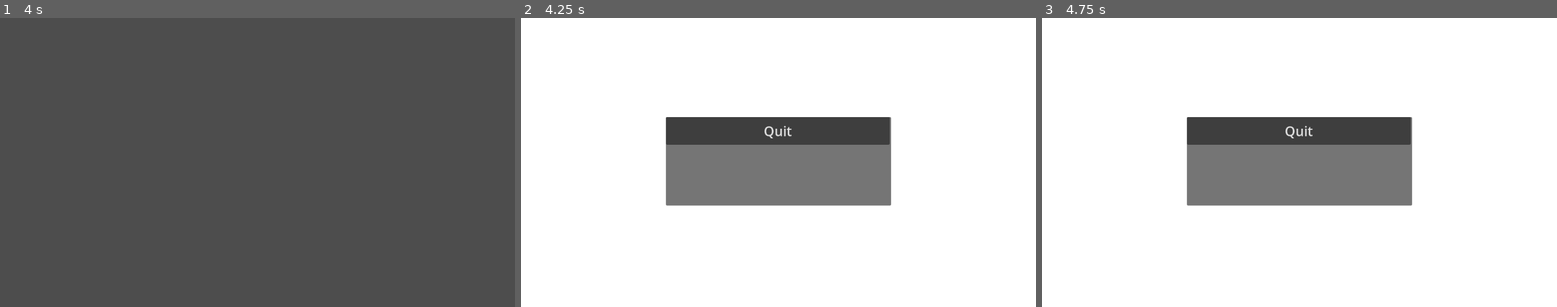
Above: before the commit, frames 1-3 (left to right).
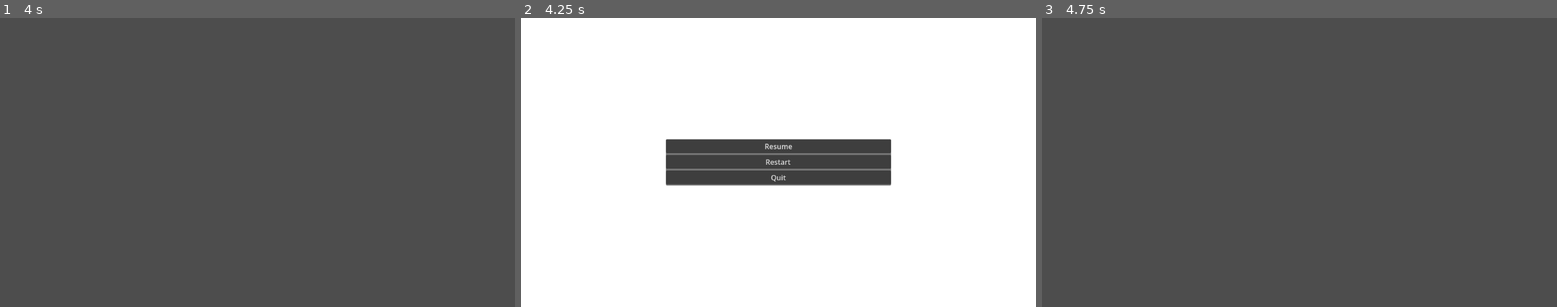
Above: after the commit, the same moments.

Repository: ampacs/ggj26
Game: Godot game, scene res://scenes/root_scene.tscn
Same seed, same stepped clock (60 frames per second), same inputs: the game is played once before the commit and once after it. This scene is started directly instead of the project's main scene.
Inputs (mouse positions are in pixels of both pictures, inside the frame that each line leads up to):
- Up to frame 1 (4 s): tap Enter at 0.5, 2, 3.5 s; move the mouse to (370, 148) at 0.52 s; press the mouse at (370, 148) at 0.53 s; tap Space at 1.25, 2.75 s; move the mouse to (154, 176) at 1.27 s; release the mouse at (154, 176) at 1.28 s; click (154, 176) at 1.35 s; move the mouse to (309, 98) at 2.02 s; press the mouse at (309, 98) at 2.03 s; move the mouse to (231, 220) at 2.77 s; release the mouse at (231, 220) at 2.78 s; click (231, 220) at 2.85 s; move the mouse to (412, 205) at 3.52 s; press the mouse at (412, 205) at 3.53 s
- Up to frame 2 (4.25 s): tap Escape (pause_game) at 4.15 s
- Up to frame 3 (4.75 s): release the mouse at (1454, 205) at 4.25 s; click (1299, 145) at 4.25 s, where only the run after the commit has a clickable "Resume"

Frame 1 is identical in both runs. In frame 2, 12% of the frame differs, in the area x 28-72%, y 34-66%; in frame 3, 96%, in the area x 0-100%, y 0-100%.

Commit message:
feat: finish both base structure for the start and pause menus

Diff:
--- a/scenes/menus/main_menu.tscn
+++ b/scenes/menus/main_menu.tscn
@@ -24,8 +24,8 @@
 anchor_bottom = 0.5
 offset_left = -246.0
 offset_top = 166.0
-offset_right = 252.0
-offset_bottom = 286.0
+offset_right = 251.0
+offset_bottom = 315.0
 grow_horizontal = 2
 grow_vertical = 2
 theme_override_constants/separation = 10
@@ -36,7 +36,8 @@
 theme_override_styles/hover = SubResource("StyleBoxFlat_vue75")
 text = "Start game"
 
-[node name="QuitButton" parent="VBoxContainer" unique_id=928682169 instance=ExtResource("2_ovrgc")]
+[node name="Quit" parent="VBoxContainer" unique_id=314820531 instance=ExtResource("2_ovrgc")]
 layout_mode = 2
+theme_override_font_sizes/font_size = 30
 
 [connection signal="pressed" from="VBoxContainer/Start" to="." method="_on_start_pressed"]
--- a/scenes/menus/pause_menu.tscn
+++ b/scenes/menus/pause_menu.tscn
@@ -20,6 +20,7 @@
 anchor_bottom = 1.0
 grow_horizontal = 2
 grow_vertical = 2
+metadata/_edit_use_anchors_ = true
 
 [node name="PanelContainer" type="PanelContainer" parent="." unique_id=747206467]
 layout_mode = 1
@@ -29,15 +30,26 @@
 anchor_right = 0.5
 anchor_bottom = 0.5
 offset_left = -252.0
-offset_top = -102.5
+offset_top = -51.75
 offset_right = 252.0
-offset_bottom = 96.0
+offset_bottom = 51.75
 grow_horizontal = 2
 grow_vertical = 2
 
 [node name="VBoxContainer" type="VBoxContainer" parent="PanelContainer" unique_id=1863193488]
 layout_mode = 2
-size_flags_horizontal = 0
 
-[node name="QuitButton" parent="PanelContainer/VBoxContainer" unique_id=928682169 instance=ExtResource("2_gsnt3")]
+[node name="Resume" type="Button" parent="PanelContainer/VBoxContainer" unique_id=537909774]
 layout_mode = 2
+size_flags_vertical = 0
+text = "Resume"
+
+[node name="Restart" type="Button" parent="PanelContainer/VBoxContainer" unique_id=914369649]
+layout_mode = 2
+text = "Restart"
+
+[node name="Quit" parent="PanelContainer/VBoxContainer" unique_id=314820531 instance=ExtResource("2_7unhi")]
+layout_mode = 2
+
+[connection signal="pressed" from="PanelContainer/VBoxContainer/Resume" to="." method="_on_resume_pressed"]
+[connection signal="pressed" from="PanelContainer/VBoxContainer/Restart" to="." method="_on_restart_pressed"]
--- a/scenes/menus/quit_button.tscn
+++ b/scenes/menus/quit_button.tscn
@@ -1,25 +1,15 @@
-[gd_scene format=3 uid="uid://b02sa1rlr3084"]
+[gd_scene format=3 uid="uid://c8rp34rlhm6ny"]
 
-[ext_resource type="Script" uid="uid://bkb13o5cni1c0" path="res://scripts/menus/quit_button.gd" id="1_5d205"]
+[ext_resource type="Script" uid="uid://r78ub0yf4qn0" path="res://scripts/menus/quit_button.gd" id="1_5ic3m"]
 
 [sub_resource type="StyleBoxFlat" id="StyleBoxFlat_kpnce"]
 bg_color = Color(0.0069299857, 0.19395924, 0.26782337, 1)
 
-[node name="QuitButton" type="Control" unique_id=928682169]
-layout_mode = 3
-anchors_preset = 15
-anchor_right = 1.0
-anchor_bottom = 1.0
-grow_horizontal = 2
-grow_vertical = 2
-script = ExtResource("1_5d205")
-
-[node name="Quit" type="Button" parent="." unique_id=1375499948]
-layout_mode = 0
-offset_right = 501.0
-offset_bottom = 62.0
-theme_override_font_sizes/font_size = 30
+[node name="Quit" type="Button" unique_id=314820531]
+offset_right = 365.0
+offset_bottom = 64.0
 theme_override_styles/hover = SubResource("StyleBoxFlat_kpnce")
 text = "Quit"
+script = ExtResource("1_5ic3m")
 
-[connection signal="pressed" from="Quit" to="." method="_on_quit_pressed"]
+[connection signal="pressed" from="." to="." method="_on_pressed"]
--- a/scripts/menus/main_menu.gd
+++ b/scripts/menus/main_menu.gd
@@ -1,15 +1,4 @@
 extends Control
-
-
-# Called when the node enters the scene tree for the first time.
-func _ready() -> void:
-	pass # Replace with function body.
-
-
-# Called every frame. 'delta' is the elapsed time since the previous frame.
-func _process(delta: float) -> void:
-	pass
-
 
 func _on_start_pressed() -> void:
 	get_tree().change_scene_to_file("res://scenes/root_scene.tscn")
--- a/scripts/menus/pause_menu.gd
+++ b/scripts/menus/pause_menu.gd
@@ -20,3 +20,10 @@
 func pause() -> void:
 	get_tree().paused = true
 	visible = true
+
+func _on_resume_pressed() -> void:
+	resume()
+
+func _on_restart_pressed() -> void:
+	resume()
+	get_tree().reload_current_scene()
--- a/scripts/menus/quit_button.gd
+++ b/scripts/menus/quit_button.gd
@@ -1,4 +1,4 @@
-extends Control
+extends Button
 
-func _on_quit_pressed() -> void:
+func _on_pressed() -> void:
 	get_tree().quit()
Not shown: 1 places in scenes/menus/main_menu.tscn that only renumber resources
Not shown: 1 places in scenes/menus/pause_menu.tscn that only renumber resources
Not shown, changed: scripts/menus/quit_button.gd.uid
